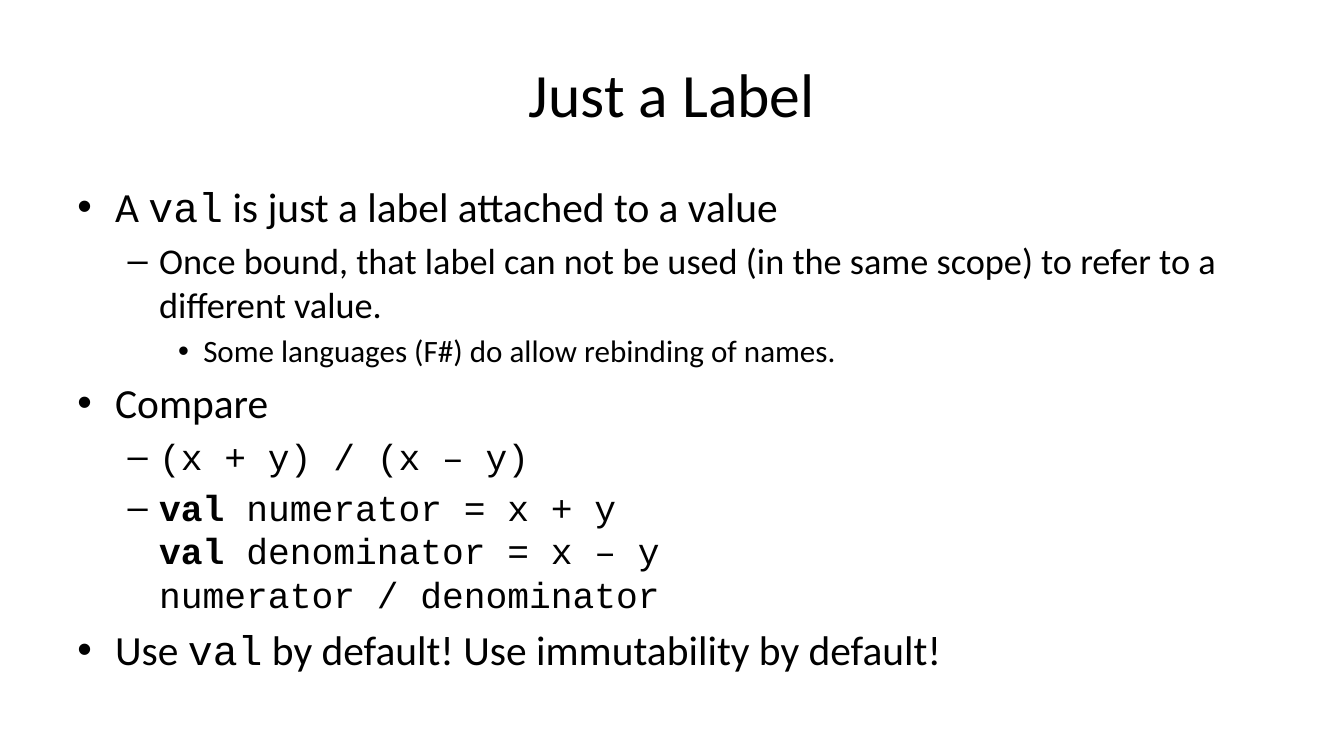
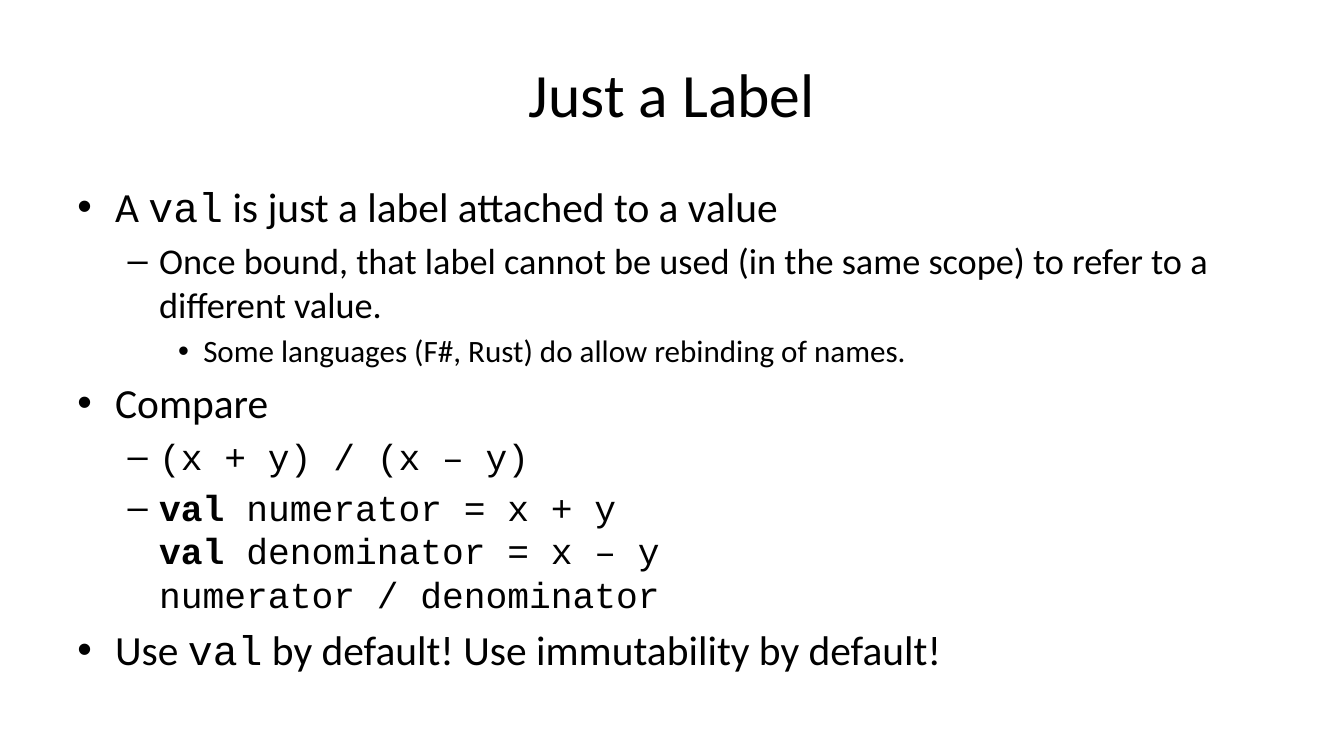
Before and after one commit to pchapin/augusta, a slide deck: slide 5 of tutorials/Scala/presentations/10_Immutability.pptx. Drawn at 1344x756 pixels with LibreOffice and Linux fonts; fonts in the diff are those of the drawing. Boxes give left, top, right and bottom in pixels: in the first picture for what was removed or moved away, otherwise in the second. Text is boxed around its words. In the diff, an @@ line names an element or a change of style, - is before the commit and + after.

```diff
--- a/tutorials/Scala/presentations/10_Immutability.pptx
+++ b/tutorials/Scala/presentations/10_Immutability.pptx
@@ text at <box>159,247,1207,368</box>: text changed @@
-  – Once bound, that label can not be used (in the same scope) to refer to a different value.
-    • Some languages (F#) do allow rebinding of names.
+  – Once bound, that label cannot be used (in the same scope) to refer to a different value.
+    • Some languages (F#, Rust) do allow rebinding of names.
```
Also in this commit, not shown: 8 other slides changed, 2 other files.
